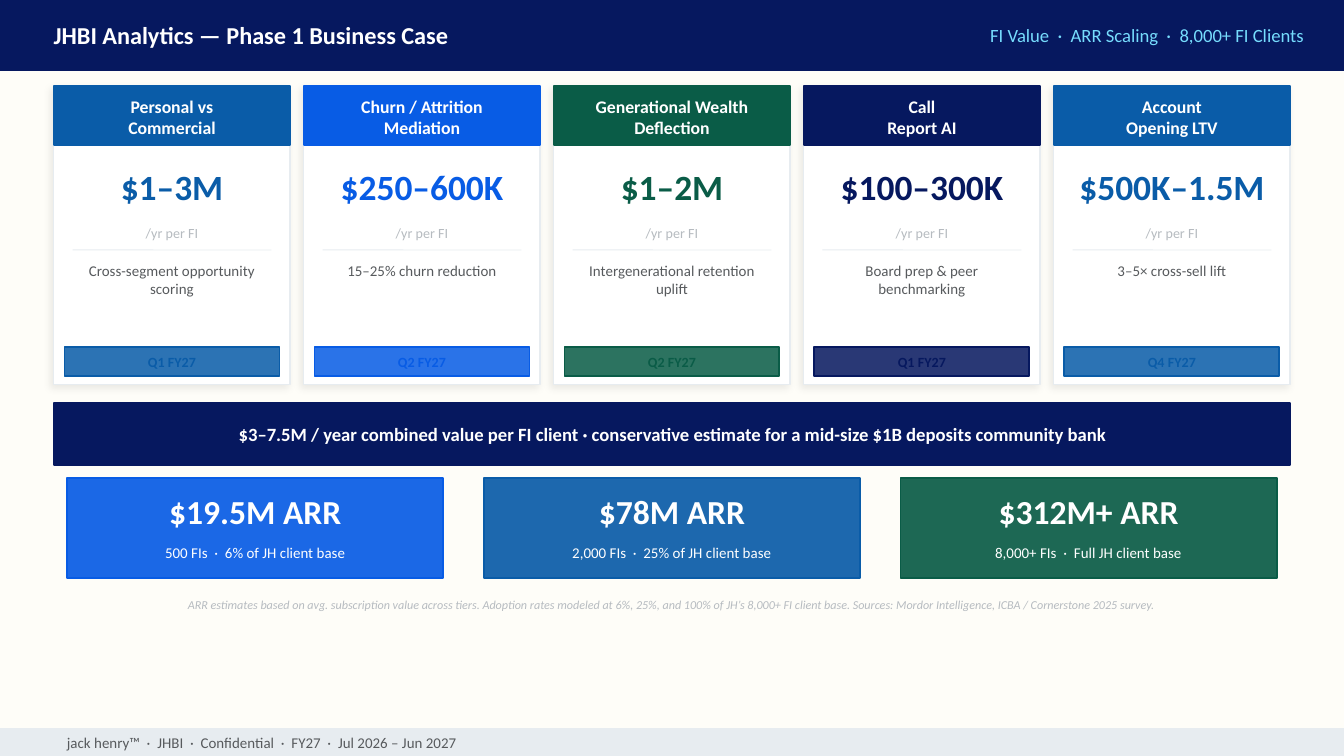
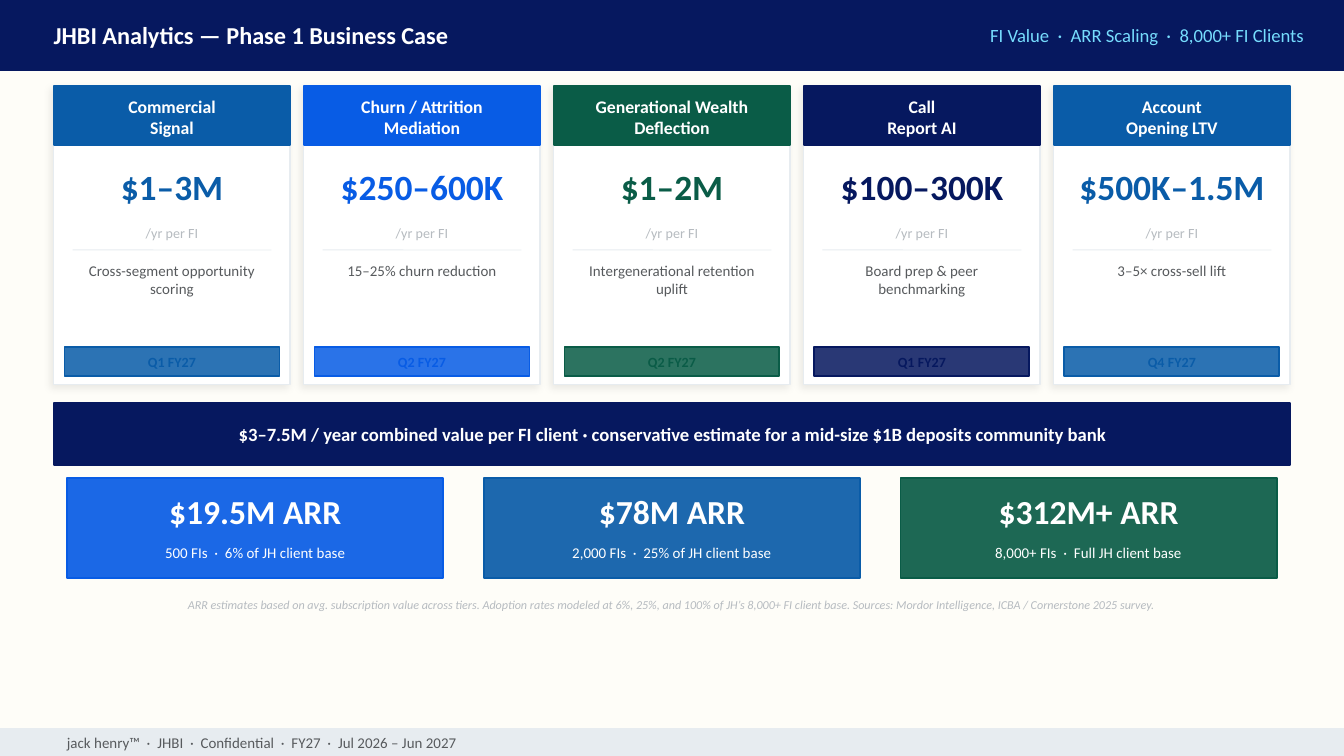
Before and after one commit to MonkeyWrenchGang/jhai_presentations, a slide deck: slide 8 of jhbi-roadmap-2026.pptx. Drawn at 1344x756 pixels with LibreOffice and Linux fonts; fonts in the diff are those of the drawing. Boxes give left, top, right and bottom in pixels: in the first picture for what was removed or moved away, otherwise in the second. Text is boxed around its words. In the diff, an @@ line names an element or a change of style, - is before the commit and + after.

Commit message:
Rename Personal as Commercial → CommercialSignal across Gantt, Interface, and Financial Impact slides

```diff
--- a/jhbi-roadmap-2026.pptx
+++ b/jhbi-roadmap-2026.pptx
@@ text at (131, 100, 213, 113): paragraph removed @@
-Personal vs
@@ text at (150, 121, 194, 137): paragraph added @@
+Signal
```
Also in this commit, not shown: 1 other slide changed.
